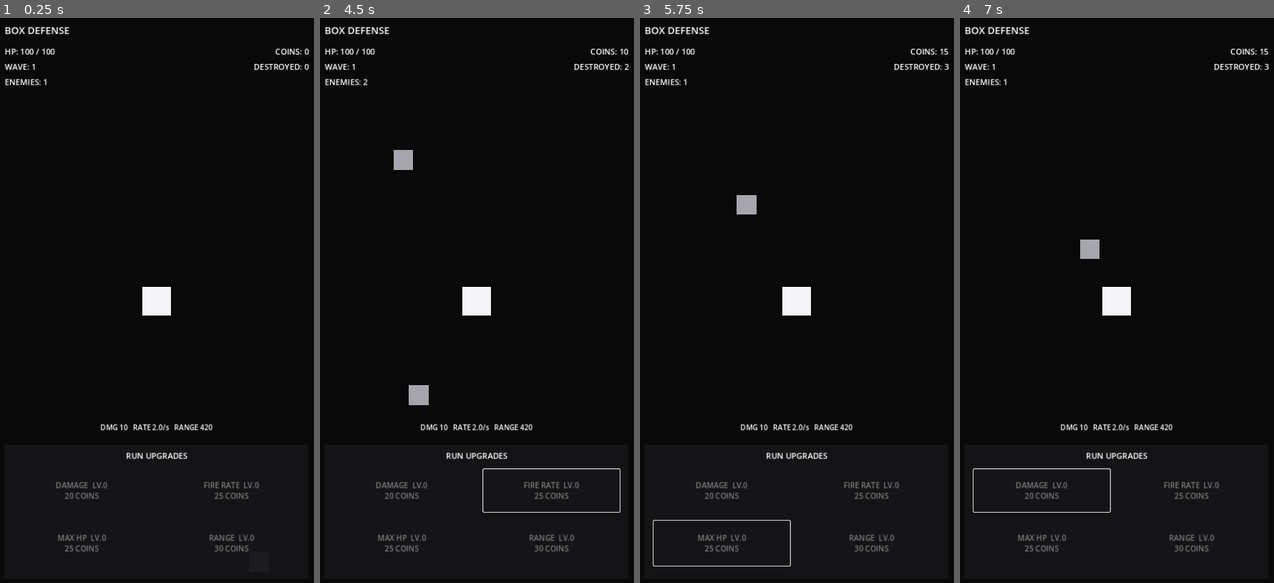
Above: before the commit, frames 1-4 (left to right).
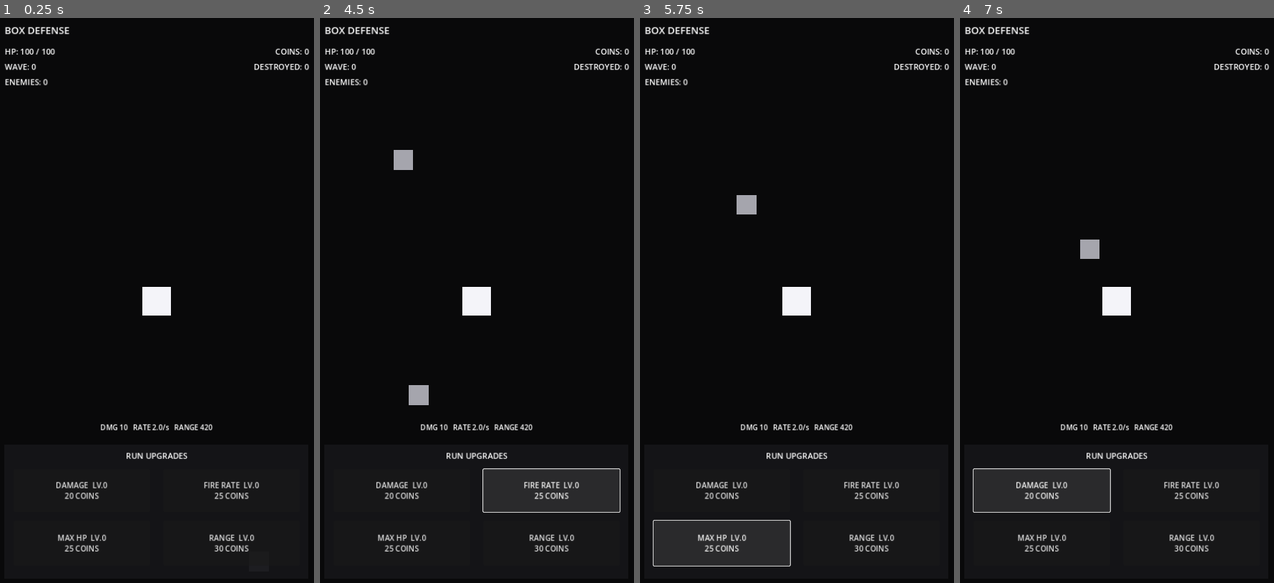
Above: after the commit, the same moments.

Repository: KevinRabbe/box-game-
Game: Godot game, scene res://scenes/game/game.tscn
The game is run twice, just before and just after one commit, with the same random seed, the same clock (stepped at 60 frames per second) and the same inputs.
Inputs (mouse positions are in pixels of both pictures, inside the frame that each line leads up to):
- Up to frame 1 (0.25 s): no input
- Up to frame 2 (4.5 s): click (401, 492) at 0.5 s, where only the run after the commit has a clickable "DAMAGE LV.0 20 COINS"; click (552, 492) at 1.25 s, where only the run after the commit has a clickable "FIRE RATE LV.0 25 COINS"; click (401, 543) at 2 s, where only the run after the commit has a clickable "MAX HP LV.0 25 COINS"; click (552, 543) at 2.75 s, where only the run after the commit has a clickable "RANGE LV.0 30 COINS"; click (401, 492) at 3.5 s, where only the run after the commit has a clickable "DAMAGE LV.0 20 COINS"; click (552, 492) at 4.25 s, where only the run after the commit has a clickable "FIRE RATE LV.0 25 COINS"
- Up to frame 3 (5.75 s): click (721, 543) at 5 s, where only the run after the commit has a clickable "MAX HP LV.0 25 COINS"
- Up to frame 4 (7 s): click (1192, 543) at 5.75 s, where only the run after the commit has a clickable "RANGE LV.0 30 COINS"; click (1041, 492) at 6.5 s, where only the run after the commit has a clickable "DAMAGE LV.0 20 COINS"

The runs differ from the first frame. In frame 1, 0.7% of the frame differs, in the area x 10-83%, y 8-95%; in frame 2, 0.8%; in frame 3, 0.9%, in the area x 10-99%, y 5-95%; in frame 4, 0.8%.
Error after the commit: Parse Error: Identifier "SaveManager" not declared in the current scope. (res://scripts/game/game.gd:80)

Commit message:
Persist highest wave and add menu flow

Diff:
--- a/scripts/game/game.gd
+++ b/scripts/game/game.gd
@@ -22,6 +22,7 @@
 @onready var game_over_layer: CanvasLayer = $GameOver
 @onready var game_over_summary: Label = $GameOver/Overlay/Summary
 @onready var restart_button: Button = $GameOver/Overlay/RestartButton
+@onready var menu_button: Button = $GameOver/Overlay/MenuButton
 
 var _game_over := false
 var _boxes_destroyed: int = 0
@@ -41,6 +42,7 @@
 	health_button.pressed.connect(_buy_max_health)
 	range_button.pressed.connect(_buy_range)
 	restart_button.pressed.connect(_restart_game)
+	menu_button.pressed.connect(_return_to_menu)
 
 	game_over_layer.visible = false
 	_on_player_health_changed(player_health.current_health, player_health.max_health)
@@ -75,7 +77,11 @@
 
 
 func _on_wave_started(wave_number: int) -> void:
-	wave_label.text = "WAVE: %d" % wave_number
+	SaveManager.record_wave(wave_number)
+	if wave_manager.is_boss_wave():
+		wave_label.text = "WAVE: %d  BIG BOX" % wave_number
+	else:
+		wave_label.text = "WAVE: %d" % wave_number
 
 
 func _on_coins_changed(coins: int) -> void:
@@ -143,6 +149,7 @@
 	_game_over = true
 	wave_manager.stop()
 	player_box.set_process(false)
+	SaveManager.record_wave(wave_manager.current_wave)
 
 	for enemy in get_tree().get_nodes_in_group(&"enemies"):
 		enemy.queue_free()
@@ -161,3 +168,7 @@
 
 func _restart_game() -> void:
 	get_tree().reload_current_scene()
+
+
+func _return_to_menu() -> void:
+	get_tree().change_scene_to_file("res://scenes/ui/main_menu.tscn")
